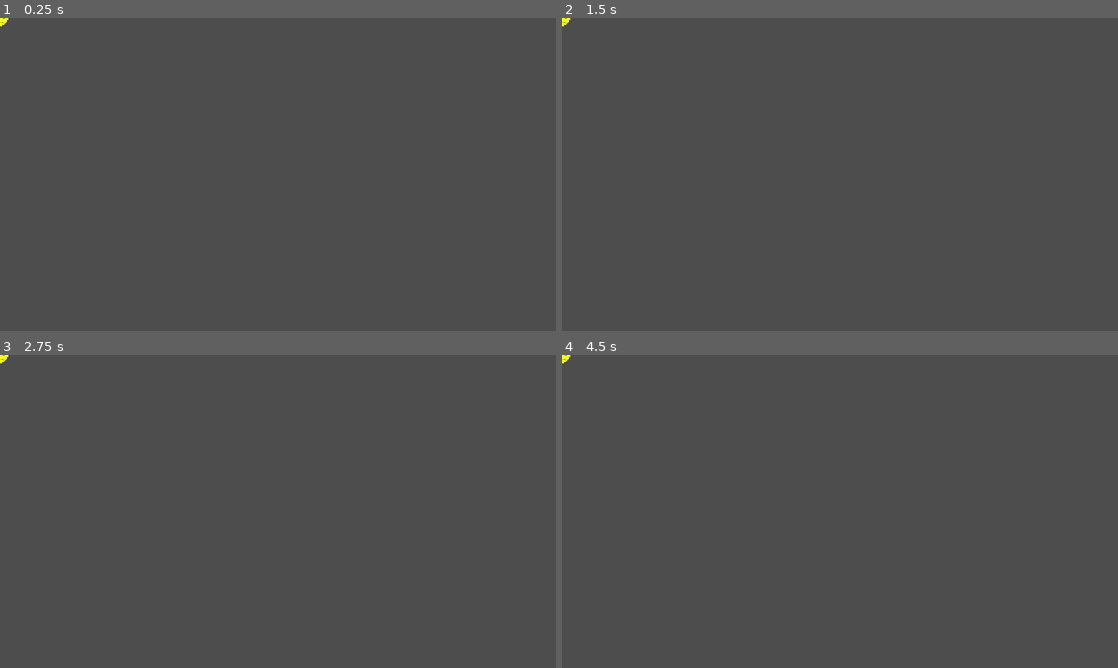
Above: before the commit, frames 1-4 (two rows, left to right).
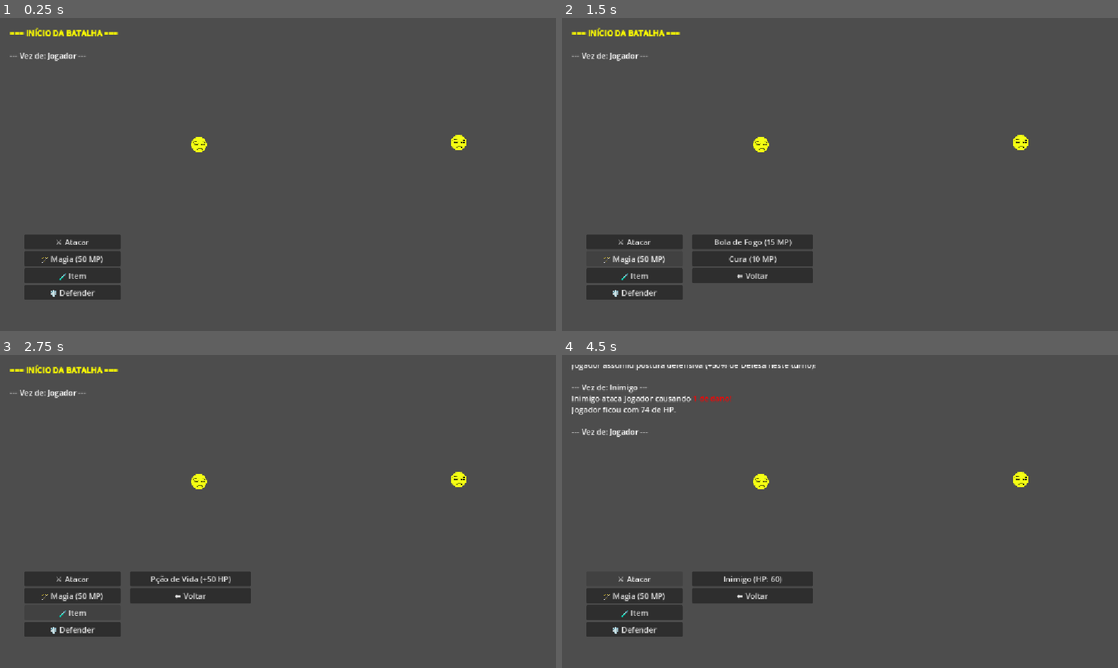
Above: after the commit, the same moments.

Repository: MatheusOliveiraT/Honden-no-Densestu
Game: Godot game, scene res://cena.tscn
Same seed, same stepped clock (60 frames per second), same inputs: the game is played once before the commit and once after it.
Inputs (mouse positions are in pixels of both pictures, inside the frame that each line leads up to):
- Up to frame 1 (0.25 s): no input
- Up to frame 2 (1.5 s): click (634, 243) at 0.5 s, where only the run after the commit has a clickable "⚔️ Atacar"; click (634, 259) at 1.25 s, where only the run after the commit has a clickable "🪄 Magia (50 MP)"
- Up to frame 3 (2.75 s): click (72, 611) at 2 s, where only the run after the commit has a clickable "🧪 Item"
- Up to frame 4 (4.5 s): click (634, 630) at 2.75 s, where only the run after the commit has a clickable "🛡️ Defender"; tap Enter at 3.5 s; tap 1 at 3.6 s; click (634, 580) at 4.25 s, where only the run after the commit has a clickable "⚔️ Atacar"

The runs differ from the first frame. In frame 1, 3.8% of the frame differs, in the area x 0-84%, y 0-90%; in frame 2, 6.0%; in frame 3, 4.9%; in frame 4, 5.7%.

Commit message:
primeira batalha

Diff:
--- a/battle_manager.gd
+++ b/battle_manager.gd
@@ -1,6 +1,9 @@
 extends Node
 class_name BattleManager
 
+var log_label: RichTextLabel
+var log_scroll: ScrollContainer
+
 enum BattleState { START, TURN_CHECK, PLAYER_TURN, ENEMY_TURN, WIN, LOSE }
 var current_state: BattleState = BattleState.START
 
@@ -10,12 +13,70 @@
 @onready var player_party: Array[Node] = get_tree().get_nodes_in_group("Players")
 @onready var enemy_party: Array[Node] = get_tree().get_nodes_in_group("Enemies")
 
+# --- ELEMENTOS DE UI VIA CÓDIGO ---
+var ui_canvas: CanvasLayer
+var main_action_container: VBoxContainer
+var sub_menu_container: VBoxContainer
+
+# Controle de estado de defesa temporária
+var defending_characters: Array[Node] = []
+
 func _ready() -> void:
+	_create_temp_ui()
 	start_battle()
+
+func _create_temp_ui() -> void:
+	ui_canvas = CanvasLayer.new()
+	add_child(ui_canvas)
+
+	# 1. Painel de Log de Texto (no topo da tela)
+	log_scroll = ScrollContainer.new()
+	log_scroll.set_anchors_preset(Control.PRESET_TOP_WIDE)
+	log_scroll.position = Vector2(20, 20)
+	log_scroll.size = Vector2(600, 150)
+	ui_canvas.add_child(log_scroll)
+
+	log_label = RichTextLabel.new()
+	log_label.bbcode_enabled = true
+	log_label.fit_content = true
+	log_label.custom_minimum_size = Vector2(580, 0)
+	log_scroll.add_child(log_label)
+
+	# 2. Menu Principal (Atacar, Magia, Item, Defender)
+	main_action_container = VBoxContainer.new()
+	main_action_container.set_anchors_preset(Control.PRESET_BOTTOM_LEFT)
+	main_action_container.position = Vector2(50, -200)
+	main_action_container.size = Vector2(200, 150)
+	ui_canvas.add_child(main_action_container)
+	main_action_container.hide()
+
+	# 3. Sub-Menu (Lista de Inimigos / Magias / Itens)
+	sub_menu_container = VBoxContainer.new()
+	sub_menu_container.set_anchors_preset(Control.PRESET_BOTTOM_LEFT)
+	sub_menu_container.position = Vector2(270, -200)
+	sub_menu_container.size = Vector2(250, 150)
+	ui_canvas.add_child(sub_menu_container)
+	sub_menu_container.hide()
+
+func log_msg(text: String) -> void:
+	# Imprime no console de debug da Godot
+	print(text)
+
+	if log_label:
+		# Adiciona o texto no label
+		log_label.append_text(text + "\n")
+
+		# Aguarda 1 frame para que a Godot recalcule o tamanho do texto no container
+		await get_tree().process_frame
+
+		# Ajusta a barra de rolagem vertical para o valor máximo (final do log)
+		if log_scroll:
+			var v_scroll = log_scroll.get_v_scroll_bar()
+			v_scroll.value = v_scroll.max_value
 
 func start_battle() -> void:
 	current_state = BattleState.START
-	print("=== INÍCIO DA BATALHA ===")
+	log_msg("[b][color=yellow]=== INÍCIO DA BATALHA ===[/color][/b]")
 	for player in player_party:
 		if player.stats: player.stats.initialize()
 	for enemy in enemy_party:
@@ -35,26 +96,37 @@
 	turn_queue.sort_custom(func(a, b): return a.stats.get_current_speed() > b.stats.get_current_speed())
 
 func process_next_turn() -> void:
+	_hide_all_ui()
+
 	if turn_queue.is_empty():
 		generate_turn_queue()
 		if turn_queue.is_empty():
 			check_battle_end()
 			return
+
 	current_character = turn_queue.pop_front()
 	if current_character.stats.current_hp <= 0:
 		process_next_turn()
 		return
-	print("\n--- Vez de: ", current_character.stats.character_name, " ---")
+
+	# Reseta a defesa se o personagem defender no turno anterior
+	if current_character in defending_characters:
+		defending_characters.erase(current_character)
+
+	log_msg("\n--- Vez de: " + current_character.stats.character_name + " ---")
 	current_character.stats.process_turn_statuses()
+
 	if current_character.stats.current_hp <= 0:
-		print(current_character.stats.character_name, " sucumbiu aos efeitos de status.")
+		log_msg(current_character.stats.character_name + " sucumbiu aos efeitos de status.")
 		check_battle_end()
 		return
+
 	if not current_character.stats.can_take_action():
-		print(current_character.stats.character_name, " está paralisado e perdeu o turno!")
+		log_msg(current_character.stats.character_name + " está paralisado e perdeu o turno!")
 		await get_tree().create_timer(1.0).timeout
 		process_next_turn()
 		return
+
 	if current_character in player_party:
 		current_state = BattleState.PLAYER_TURN
 		enable_player_ui()
@@ -62,11 +134,134 @@
 		current_state = BattleState.ENEMY_TURN
 		execute_enemy_ai()
 
+# --- INTERFACE E AÇÕES DO JOGADOR ---
+
 func enable_player_ui() -> void:
-	print("Aguardando comando do Jogador... (Atacar / Defender / Item)")
+	_clear_container(main_action_container)
+	_clear_container(sub_menu_container)
+	sub_menu_container.hide()
+
+	# 1. Botão ATACAR
+	var btn_attack = Button.new()
+	btn_attack.text = "⚔️ Atacar"
+	btn_attack.pressed.connect(_show_target_selection)
+	main_action_container.add_child(btn_attack)
+
+	# 2. Botão MAGIA
+	var btn_magic = Button.new()
+	btn_magic.text = "🪄 Magia (" + str(current_character.stats.current_mp) + " MP)"
+	btn_magic.pressed.connect(_show_magic_menu)
+	main_action_container.add_child(btn_magic)
+
+	# 3. Botão ITEM
+	var btn_item = Button.new()
+	btn_item.text = "🧪 Item"
+	btn_item.pressed.connect(_show_item_menu)
+	main_action_container.add_child(btn_item)
+
+	# 4. Botão DEFENDER
+	var btn_defend = Button.new()
+	btn_defend.text = "🛡️ Defender"
+	btn_defend.pressed.connect(_player_choose_defend)
+	main_action_container.add_child(btn_defend)
+
+	main_action_container.show()
+
+# Sub-menu 1: Seleção de Alvo para Ataque
+func _show_target_selection() -> void:
+	_clear_container(sub_menu_container)
+	var valid_enemies = enemy_party.filter(func(e): return e.stats.current_hp > 0)
+
+	for enemy in valid_enemies:
+		var btn = Button.new()
+		btn.text = enemy.stats.character_name + " (HP: " + str(enemy.stats.current_hp) + ")"
+		btn.pressed.connect(func(): player_choose_attack(enemy))
+		sub_menu_container.add_child(btn)
+
+	_add_back_button()
+	sub_menu_container.show()
+
+# Sub-menu 2: Seleção de Magias
+func _show_magic_menu() -> void:
+	_clear_container(sub_menu_container)
+
+	# Exemplo de magia: Bola de Fogo (Custa 15 MP)
+	var btn_fireball = Button.new()
+	btn_fireball.text = "Bola de Fogo (15 MP)"
+	btn_fireball.disabled = current_character.stats.current_mp < 15
+	btn_fireball.pressed.connect(func(): _select_magic_target("Bola de Fogo", 15, 25))
+	sub_menu_container.add_child(btn_fireball)
+
+	# Exemplo de magia: Cura (Custa 10 MP)
+	var btn_heal = Button.new()
+	btn_heal.text = "Cura (10 MP)"
+	btn_heal.disabled = current_character.stats.current_mp < 10
+	btn_heal.pressed.connect(func(): _cast_heal(10, 30))
+	sub_menu_container.add_child(btn_heal)
+
+	_add_back_button()
+	sub_menu_container.show()
+
+# Sub-menu de Alvos para Magia de Ataque
+func _select_magic_target(spell_name: String, mp_cost: int, damage: int) -> void:
+	_clear_container(sub_menu_container)
+	var valid_enemies = enemy_party.filter(func(e): return e.stats.current_hp > 0)
+
+	for enemy in valid_enemies:
+		var btn = Button.new()
+		btn.text = "Usar " + spell_name + " em " + enemy.stats.character_name
+		btn.pressed.connect(func():
+			current_character.stats.current_mp -= mp_cost
+			log_msg(current_character.stats.character_name + " usou " + spell_name + " em " + enemy.stats.character_name + " causando " + str(damage) + " de dano!")
+			enemy.stats.current_hp = max(0, enemy.stats.current_hp - damage)
+			end_character_turn()
+		)
+		sub_menu_container.add_child(btn)
+
+	_add_back_button()
+
+# Magia de Cura direcionada a si mesmo ou ao grupo
+func _cast_heal(mp_cost: int, heal_amount: int) -> void:
+	current_character.stats.current_mp -= mp_cost
+	current_character.stats.heal(heal_amount)
+	log_msg(current_character.stats.character_name + " usou Cura e recuperou " + str(heal_amount) + " de HP!")
+	end_character_turn()
+
+# Sub-menu 3: Seleção de Itens
+func _show_item_menu() -> void:
+	_clear_container(sub_menu_container)
+
+	# Exemplo: Porção de HP
+	var btn_potion = Button.new()
+	btn_potion.text = "Pção de Vida (+50 HP)"
+	btn_potion.pressed.connect(func():
+		current_character.stats.heal(50)
+		log_msg(current_character.stats.character_name + " usou uma Poção de Vida e recuperou 50 de HP!")
+		end_character_turn()
+	)
+	sub_menu_container.add_child(btn_potion)
+
+	_add_back_button()
+	sub_menu_container.show()
+
+# Ação Defender
+func _player_choose_defend() -> void:
+	defending_characters.append(current_character)
+	log_msg(current_character.stats.character_name + " assumiu postura defensiva (+50% de Defesa neste turno)!")
+	end_character_turn()
+
+# Botão Voltar para o Sub-Menu
+func _add_back_button() -> void:
+	var btn_back = Button.new()
+	btn_back.text = "⬅️ Voltar"
+	btn_back.pressed.connect(func(): sub_menu_container.hide())
+	sub_menu_container.add_child(btn_back)
+
+# --- EXECUÇÃO DE ATAQUES E CÁLCULO DE DANO ---
 
 func player_choose_attack(target: Node) -> void:
 	if current_state != BattleState.PLAYER_TURN: return
+	_hide_all_ui()
 	execute_attack(current_character, target)
 	end_character_turn()
 
@@ -80,11 +275,20 @@
 
 func execute_attack(attacker: Node, defender: Node) -> void:
 	var atk_value = attacker.stats.get_current_attack()
-	print(attacker.stats.character_name, " ataca ", defender.stats.character_name, " com força ", atk_value)
-	defender.stats.take_damage(atk_value)
-	print(defender.stats.character_name, " ficou com ", defender.stats.current_hp, " de HP.")
+	var def_value = defender.stats.get_current_defense()
+
+	# Se o alvo estiver defendendo, dobra a defesa dele temporariamente
+	if defender in defending_characters:
+		def_value = int(def_value * 1.5) + 5
+
+	var damage = max(1, atk_value - def_value)
+	defender.stats.current_hp = max(0, defender.stats.current_hp - damage)
+
+	log_msg(attacker.stats.character_name + " ataca " + defender.stats.character_name + " causando [color=red]" + str(damage) + " de dano![/color]")
+	log_msg(defender.stats.character_name + " ficou com " + str(defender.stats.current_hp) + " de HP.")
 
 func end_character_turn() -> void:
+	_hide_all_ui()
 	if check_battle_end():
 		return
 	current_state = BattleState.TURN_CHECK
@@ -93,12 +297,25 @@
 func check_battle_end() -> bool:
 	var players_alive = player_party.any(func(p): return p.stats.current_hp > 0)
 	var enemies_alive = enemy_party.any(func(e): return e.stats.current_hp > 0)
+
 	if not enemies_alive:
 		current_state = BattleState.WIN
-		print("\n=== VITÓRIA! Todos os inimigos foram derrotados. ===")
+		_hide_all_ui()
+		log_msg("\n[b][color=green]=== VITÓRIA! Todos os inimigos foram derrotados. ===[/color][/b]")
 		return true
 	elif not players_alive:
 		current_state = BattleState.LOSE
-		print("\n=== DERROTA! A sua equipe caiu em combate. ===")
+		_hide_all_ui()
+		log_msg("\n[b][color=red]=== DERROTA! A sua equipe caiu em combate. ===[/color][/b]")
 		return true
 	return false
+
+# --- UTILITÁRIOS DE UI ---
+
+func _clear_container(container: Container) -> void:
+	for child in container.get_children():
+		child.queue_free()
+
+func _hide_all_ui() -> void:
+	if main_action_container: main_action_container.hide()
+	if sub_menu_container: sub_menu_container.hide()
--- a/cena.tscn
+++ b/cena.tscn
@@ -1,7 +1,14 @@
 [gd_scene format=3 uid="uid://bjo1i8si3plnq"]
 
-[ext_resource type="PackedScene" uid="uid://0dshrkugbvwf" path="res://jogador.tscn" id="1_2vsai"]
+[ext_resource type="PackedScene" uid="uid://0dshrkugbvwf" path="res://jogador/jogador.tscn" id="1_2vsai"]
+[ext_resource type="Script" uid="uid://cw0tmxtc06fup" path="res://battle_manager.gd" id="1_fwo5d"]
+[ext_resource type="PackedScene" uid="uid://cymrdd5tpxjku" path="res://inimigo_exemplo/inimigo.tscn" id="3_mxkdn"]
 
 [node name="Cena" type="Node2D" unique_id=1763208964]
+script = ExtResource("1_fwo5d")
 
-[node name="Jogador" parent="." unique_id=161441557 instance=ExtResource("1_2vsai")]
+[node name="Jogador" parent="." unique_id=1782972372 instance=ExtResource("1_2vsai")]
+position = Vector2(412, 262)
+
+[node name="Inimigo" parent="." unique_id=1980399220 instance=ExtResource("3_mxkdn")]
+position = Vector2(950, 258)
--- /dev/null
+++ b/inimigo_exemplo/inimigo.tscn
@@ -0,0 +1,18 @@
+[gd_scene format=3 uid="uid://cymrdd5tpxjku"]
+
+[ext_resource type="Texture2D" uid="uid://tdm2b7ikjwrt" path="res://jogador/untitled_0002.png" id="1_h74vx"]
+[ext_resource type="Script" uid="uid://dg63slndrfpfx" path="res://inimigo_exemplo/inimigo_exemplo.gd" id="1_id45k"]
+[ext_resource type="Resource" uid="uid://bmam6nf4x5pkm" path="res://inimigo_exemplo/inimigo_exemplo.tres" id="2_l3nph"]
+
+[sub_resource type="CircleShape2D" id="CircleShape2D_boia5"]
+radius = 15.033297
+
+[node name="CharacterBody2D" type="CharacterBody2D" unique_id=1980399220 groups=["Enemies"]]
+script = ExtResource("1_id45k")
+stats = ExtResource("2_l3nph")
+
+[node name="Sprite2D" type="Sprite2D" parent="." unique_id=1422828273]
+texture = ExtResource("1_h74vx")
+
+[node name="CollisionShape2D" type="CollisionShape2D" parent="." unique_id=1075600582]
+shape = SubResource("CircleShape2D_boia5")
--- /dev/null
+++ b/inimigo_exemplo/inimigo_exemplo.gd
@@ -0,0 +1,17 @@
+extends CharacterBody2D
+class_name Enemy
+
+@export var stats: CharacterStats
+
+func _ready() -> void:
+	# Duplica o recurso para que este inimigo tenha HP/Status próprios
+	# e não compartilhe alterações com outros inimigos do mesmo tipo.
+	if stats:
+		stats = stats.duplicate()
+		stats.initialize()
+
+		# Conecta sinais para feedback visual ou logs
+		stats.status_paralyzed.connect(_on_status_paralyzed)
+
+func _on_status_paralyzed() -> void:
+	print(stats.character_name, " travou devido à paralisia!")
--- /dev/null
+++ b/inimigo_exemplo/inimigo_exemplo.tres
@@ -0,0 +1,13 @@
+[gd_resource type="Resource" script_class="CharacterStats" format=3 uid="uid://bmam6nf4x5pkm"]
+
+[ext_resource type="Script" uid="uid://4wiuat28bu07" path="res://character_stats.gd" id="1_rnuar"]
+
+[resource]
+script = ExtResource("1_rnuar")
+character_name = "Inimigo"
+max_hp = 60
+max_mp = 0
+speed = 8
+attack = 12
+defense = 2
+metadata/_custom_type_script = "uid://4wiuat28bu07"
--- a/jogador.tres
+++ b/jogador/jogador.tres
@@ -1,9 +1,8 @@
 [gd_resource type="Resource" script_class="CharacterStats" format=3 uid="uid://c7sctofmw2c8c"]
 
-[ext_resource type="Script" uid="uid://4wiuat28bu07" path="res://character_stats.gd" id="1_jpkpj"]
+[ext_resource type="Script" uid="uid://4wiuat28bu07" path="res://character_stats.gd" id="1_qxpig"]
 
 [resource]
-script = ExtResource("1_jpkpj")
+script = ExtResource("1_qxpig")
 character_name = "Jogador"
-max_hp = 50
 metadata/_custom_type_script = "uid://4wiuat28bu07"
--- a/jogador.tscn
+++ b/jogador/jogador.tscn
@@ -1,13 +1,13 @@
 [gd_scene format=3 uid="uid://0dshrkugbvwf"]
 
-[ext_resource type="Script" uid="uid://6kbg83jcoyja" path="res://jogador.gd" id="1_c2wt1"]
-[ext_resource type="Texture2D" uid="uid://tdm2b7ikjwrt" path="res://untitled_0002.png" id="1_yuxfx"]
-[ext_resource type="Resource" uid="uid://c7sctofmw2c8c" path="res://jogador.tres" id="2_q2130"]
+[ext_resource type="Script" uid="uid://6kbg83jcoyja" path="res://jogador/jogador.gd" id="1_c2wt1"]
+[ext_resource type="Texture2D" uid="uid://tdm2b7ikjwrt" path="res://jogador/untitled_0002.png" id="1_yuxfx"]
+[ext_resource type="Resource" uid="uid://c7sctofmw2c8c" path="res://jogador/jogador.tres" id="2_q2130"]
 
 [sub_resource type="CircleShape2D" id="CircleShape2D_boia5"]
 radius = 15.0
 
-[node name="CharacterBody2D" type="CharacterBody2D" unique_id=161441557]
+[node name="CharacterBody2D" type="CharacterBody2D" unique_id=161441557 groups=["Players"]]
 script = ExtResource("1_c2wt1")
 stats = ExtResource("2_q2130")
 
--- a/project.godot
+++ b/project.godot
@@ -20,6 +20,11 @@
 window/stretch/mode="canvas_items"
 window/stretch/aspect="expand"
 
+[global_group]
+
+Enemies=""
+Players=""
+
 [physics]
 
 3d/physics_engine="Jolt Physics"
Not shown, added: inimigo_exemplo/inimigo_exemplo.gd.uid
Renamed: jogador.gd -> jogador/jogador.gd
Renamed: jogador.gd.uid -> jogador/jogador.gd.uid
Renamed: untitled_0002.png -> jogador/untitled_0002.png
Not shown, changed: jogador/untitled_0002.png.import
